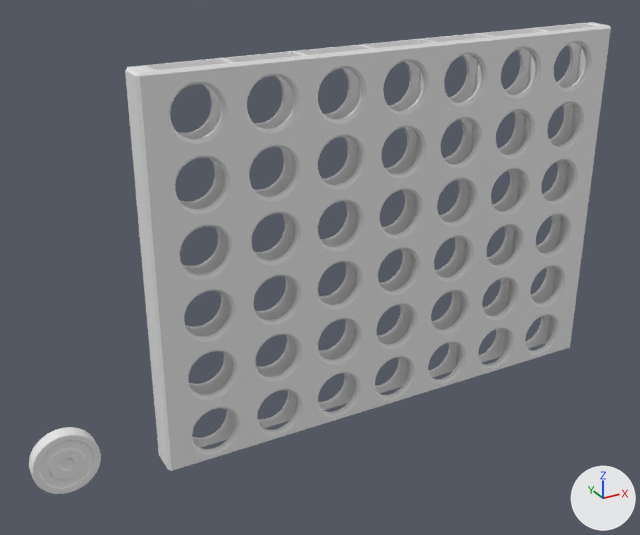
Two versions of the Blender file meshes/Connect4.blend, one commit apart.
Before and after are seen from a camera (50 mm lens) standing at (-150.0, -224.0, 167.0) and looking at (-26.0, 1.0, 55.0). Every picture has the same lights, and +X, +Y and +Z are marked at lower right.

The scene before the commit, as lines of its bpy script (objects in view):
```python
me_circle_001 = bpy.data.meshes.new('Circle.001')
me_circle_001.from_pydata(...)  # 513 vertices, 512 faces; spans x -10.0..10.0, y 0.0..2.2, z -10.0..10.0
me_cube_002 = bpy.data.meshes.new('Cube.002')
me_cube_002.from_pydata(...)  # a box spanning x -82.0..82.0, y -5.0..5.0, z 0.0..122.0
ob_circle = bpy.data.objects.new('Circle', me_circle_001)
ob_circle.location = (-110.8, 2.2, 10.0)
_m = ob_circle.modifiers.new('Bevel', 'BEVEL')
_m.width = 0.5
_m.width_pct = 0.5
_m = ob_circle.modifiers.new('Mirror', 'MIRROR')
_m.use_axis = (False, True, False)
ob_cube_001 = bpy.data.objects.new('Cube.001', me_cube_002)
ob_cube_001.location = (0.0, 0.0, 0.0)
_m = ob_cube_001.modifiers.new('Boolean', 'BOOLEAN')
_m.object = ob_holes
_m = ob_cube_001.modifiers.new('Bevel', 'BEVEL')
_m.width = 1.0
_m.width_pct = 1.0
_m = ob_cube_001.modifiers.new('Boolean.001', 'BOOLEAN')
_m.object = ob_slots
```
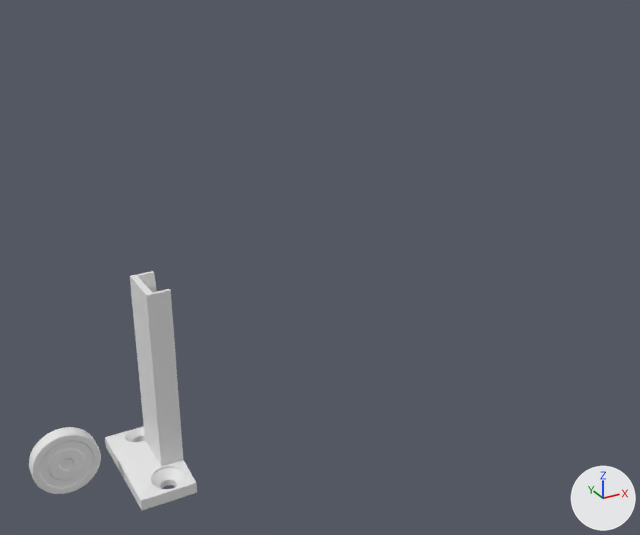
ob_circle_001 is not drawn itself; it is used by a modifier of ob_plane.

What differs and where, as boxes [x1, y1, x2, y2] in the pictures (640 x 535 px):
'Cube.001', hidden
    before: [125, 22, 611, 471]
'Plane', added
    after: [105, 271, 197, 510]

Patch to the scene script:
```diff
--- a/meshes/Connect4.blend.py
+++ b/meshes/Connect4.blend.py
@@ me_circle_004 @@
+me_circle_004.from_pydata(...)  # 130 vertices, 160 faces; spans x -5.0..5.0, y -18.0..-8.0, z -5.3..12.0
@@ me_plane @@
+me_plane.from_pydata(...)  # 46 vertices, 41 faces; spans x -1.0..61.0, y -18.0..0.0, z -13.0..4.0
@@ ob_cube_001 @@
 _m = ob_cube_001.modifiers.new('Boolean.001', 'BOOLEAN')
 _m.object = ob_slots
+ob_cube_001.hide_set(True)
@@ ob_circle_001 @@
+ob_circle_001 = bpy.data.objects.new('Circle.001', me_circle_004)
+ob_circle_001.location = (-85.0, 0.0, 0.0)
+_m = ob_circle_001.modifiers.new('Mirror', 'MIRROR')
+_m.use_axis = (False, True, False)
+ob_circle_001.hide_set(True)
@@ ob_plane @@
+ob_plane = bpy.data.objects.new('Plane', me_plane)
+ob_plane.location = (-82.0, 0.0, 61.0)
+ob_plane.rotation_euler = (0.0, 1.571, 0.0)  # degrees (0, 90, 0)
+_m = ob_plane.modifiers.new('Mirror', 'MIRROR')
+_m.use_axis = (False, True, False)
+_m = ob_plane.modifiers.new('Boolean', 'BOOLEAN')
+_m.object = ob_circle_001
```
